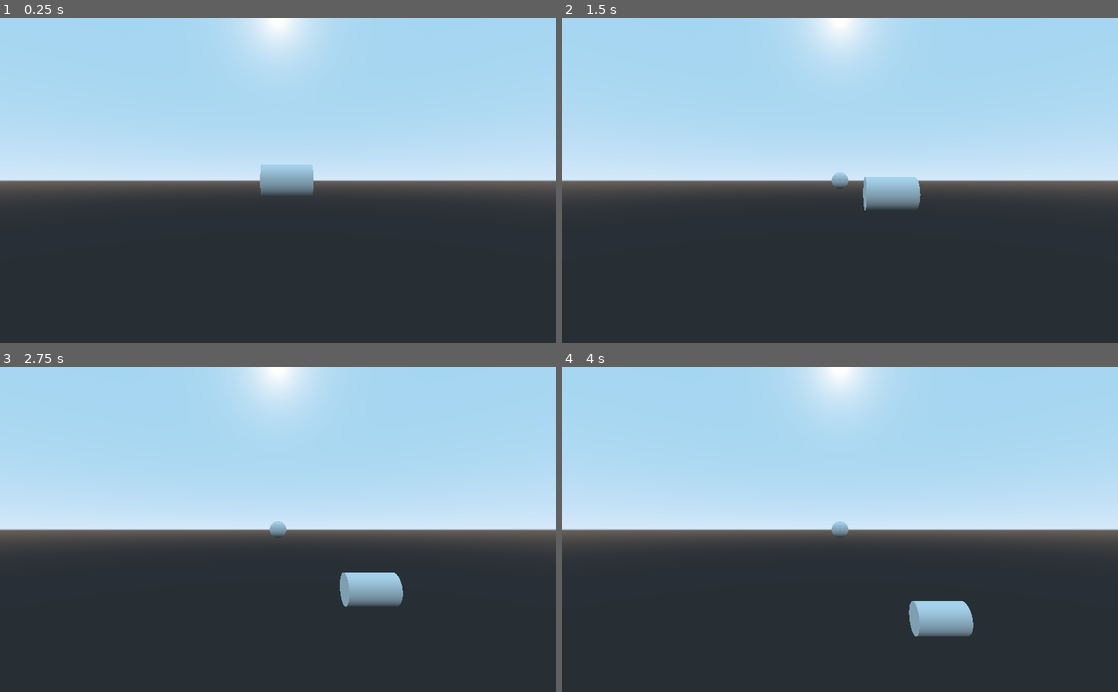
Above: before the commit, frames 1-4 (two rows, left to right).
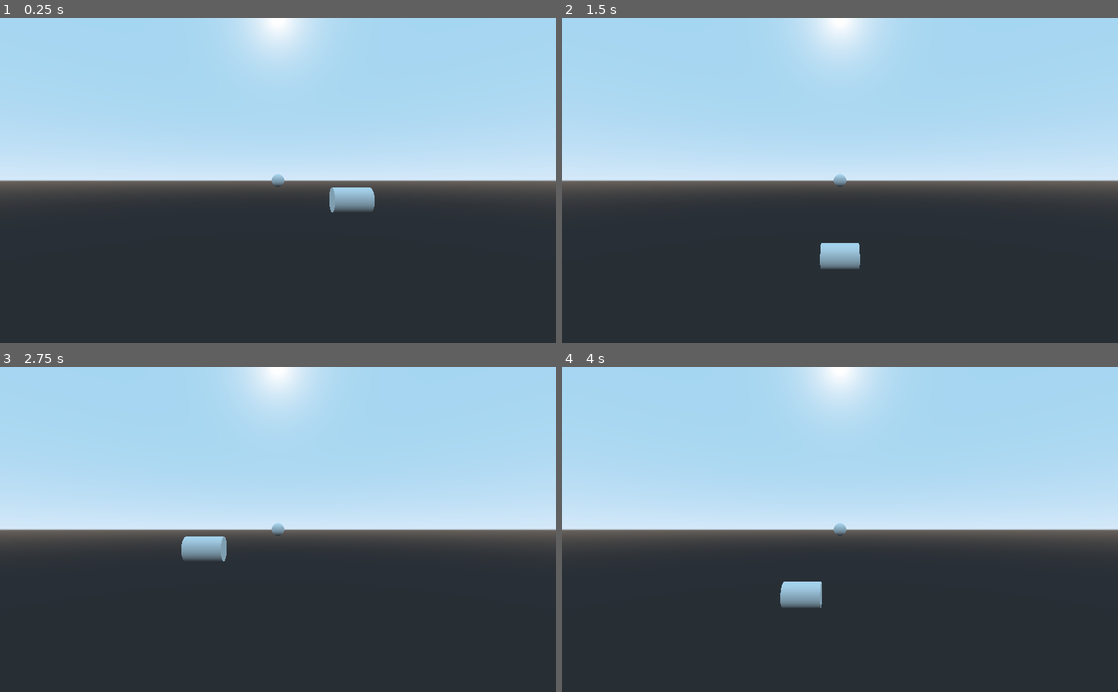
Above: after the commit, the same moments.

Repository: codemonsters/re-play
Game: Godot game, scene res://prueba.tscn
Same seed, same stepped clock (60 frames per second), same inputs: the game is played once before the commit and once after it. This scene is started directly instead of the project's main scene.
Inputs (mouse positions are in pixels of both pictures, inside the frame that each line leads up to):
- Up to frame 1 (0.25 s): no input
- Up to frame 2 (1.5 s): move the mouse to (962, 164) at 0.52 s; hold A (a) 0.53-1.28 s; tap Space (jump) at 0.77 s; tap D (d) at 0.8, 1.35 s; move the mouse to (728, 196) at 1.27 s
- Up to frame 3 (2.75 s): tap Space (jump) at 1.52 s; tap S (s) at 1.55 s; move the mouse to (333, 458) at 2.02 s; hold S (s) from 2.03 s (still down); tap W (w) at 2.3 s
- Up to frame 4 (4 s): move the mouse to (812, 594) at 2.77 s; release S (s) at 2.78 s; tap W (w) at 2.85 s; tap Space (jump) at 3.02, 3.77 s; tap A (a) at 3.05 s; move the mouse to (1006, 578) at 3.52 s; hold A (a) from 3.53 s (still down); tap D (d) at 3.8 s

The runs differ from the first frame. In frame 1, 1.4% of the frame differs, in the area x 46-68%, y 45-60%; in frame 2, 1.6%; in frame 3, 1.7%; in frame 4, 1.8%, in the area x 39-74%, y 47-83%.

Commit message:
Martillo #2

Diff:
--- a/3d/Bloque.gd
+++ b/3d/Bloque.gd
@@ -1,6 +1,6 @@
 extends StaticBody
 
-var mass = 1000
+var mass = 10
 var time = 0
 var collider = Node
 var colliding = false
--- a/3d/CabezaMartillo.gd
+++ b/3d/CabezaMartillo.gd
@@ -10,26 +10,31 @@
 var z
 var xc
 var yc
+var radio
+var alpha
+var velocity
 
 func _ready():
-	x = 0
-	y = get_parent().get_node("Agarre").global_transform.origin.y - 3
+	alpha = 0
+	radio = 3
+	velocity = 10
 	z = get_parent().get_node("Agarre").global_transform.origin.z
 	xc = get_parent().get_node("Agarre").global_transform.origin.x
-	yc = get_parent().get_node("Agarre").global_transform.origin.y
+	yc = get_parent().get_node("Agarre").global_transform.origin.y + radio
 
 func _process(delta):
-	time += delta
-	#angularVelocity = Vector2(sin(time) * 5, sin(time) * 5)
-	#angulo = sin(time) * 10 #angularVelocity.length()
-	#linearVelocity = Vector2(cos(angulo), sin(angulo))
-	#print(angulo)
-	#translate(Vector3(linearVelocity.x, linearVelocity.y, 0))
-	# posicionAngular = amplitud * sen(velocidadAngular * 180)
+	print(alpha)
+	x = xc + (radio * cos(deg2rad(alpha)))
+	if alpha > 180:
+		y = yc + (radio * sin(deg2rad(alpha)))
+	else:
+		y = yc - (radio * sin(deg2rad(alpha)))
+	self.global_transform.origin.x = x
+	self.global_transform.origin.y = y
+	self.global_transform.origin.z = z
 
-	# (x - x_centro)^2 + (y - y_centro)^2 = radio^2
-	# y = raiz(radio^2 - x^2)
-	x += delta
-	var a = sqrt(9 - pow(x - xc, 2))
-	y = a + yc
-	self.global_transform.origin = Vector3(x, y, z)
+
+func _on_Timer_timeout():
+	alpha += 1
+	if alpha >= 360:
+		alpha = 0
--- a/3d/Main.tscn
+++ b/3d/Main.tscn
@@ -50,6 +50,13 @@
 
 [sub_resource type="BoxShape" id=15]
 extents = Vector3( 1, 0.99, 0.99 )
+
+[sub_resource type="SpatialMaterial" id=16]
+albedo_color = Color( 0, 0.0392157, 1, 1 )
+
+[sub_resource type="CubeMesh" id=17]
+material = SubResource( 16 )
+size = Vector3( 0, 2, 2 )
 
 [node name="Spatial" type="Spatial"]
 
@@ -145,5 +152,10 @@
 [node name="CollisionShape" type="CollisionShape" parent="Bloque/Area"]
 transform = Transform( 1, 0, 0, 0, 1, 0, 0, 0, 1, 0.05, 0, 0 )
 shape = SubResource( 15 )
+
+[node name="face" type="MeshInstance" parent="Bloque"]
+transform = Transform( 1, 0, 0, 0, 1, 0, 0, 0, 1, 1.001, 0, 0 )
+mesh = SubResource( 17 )
+material/0 = null
 [connection signal="body_entered" from="Bloque/Area" to="Bloque" method="_on_Area_body_entered"]
 [connection signal="body_exited" from="Bloque/Area" to="Bloque" method="_on_Area_body_exited"]
--- a/3d/Martillo.tscn
+++ b/3d/Martillo.tscn
@@ -30,3 +30,11 @@
 transform = Transform( -1.62921e-07, -1, 0, 1, -1.62921e-07, 0, 0, 0, 1, 0, -3, 0 )
 mesh = SubResource( 2 )
 material/0 = null
+
+[node name="Camera" type="Camera" parent="."]
+transform = Transform( 1, 0, 0, 0, 1, 0, 0, 0, 1, 0, 0, 9.24574 )
+
+[node name="Timer" type="Timer" parent="."]
+wait_time = 0.001
+autostart = true
+[connection signal="timeout" from="Timer" to="Cabeza" method="_on_Timer_timeout"]
Not shown: 1 places in 3d/Main.tscn that only renumber resources
